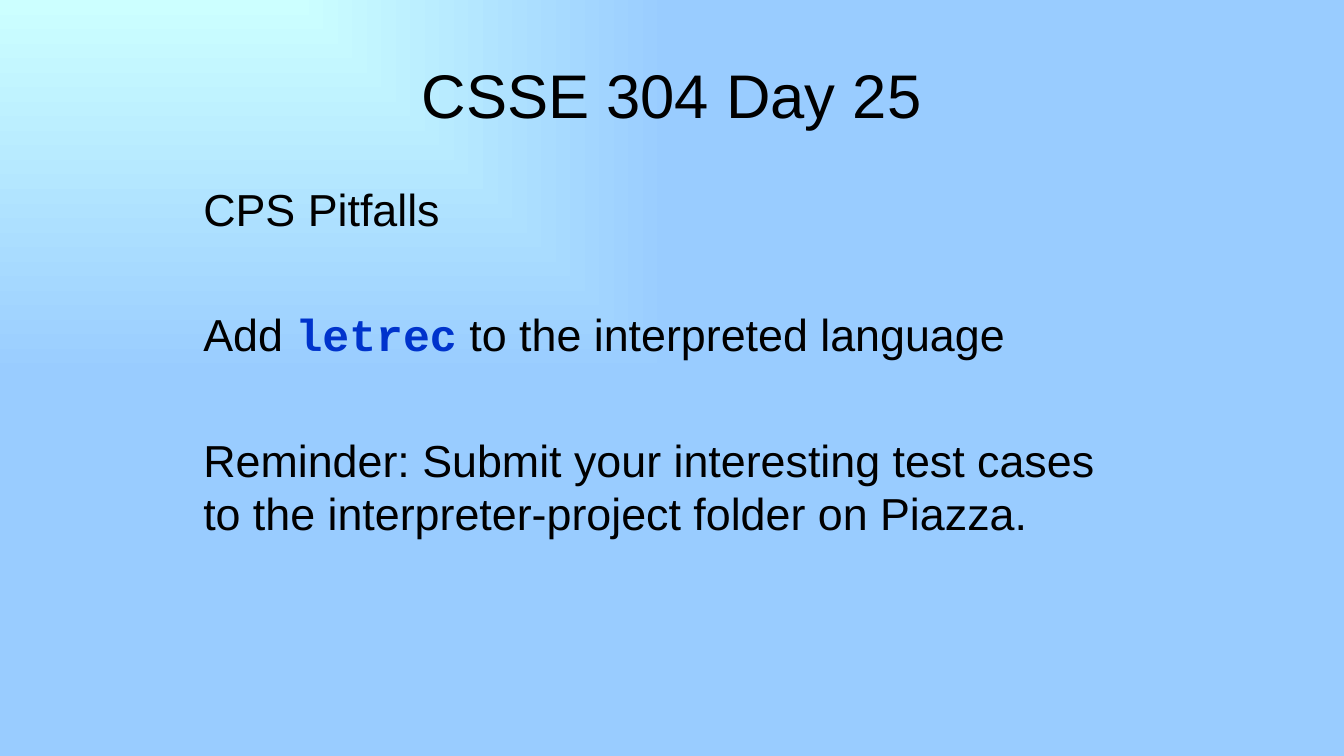
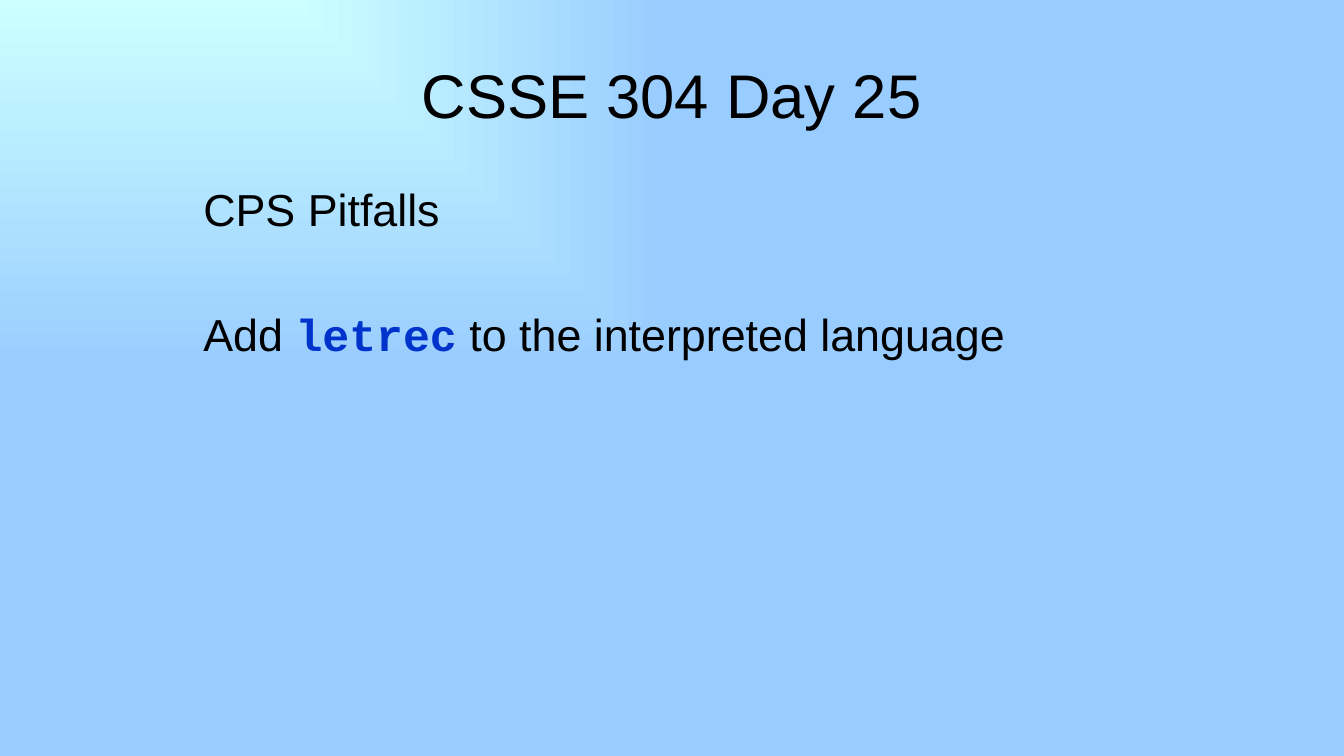
Before and after one commit to RHIT-CSSE/csse304, a slide deck: slide 1 of ClassMaterials/CPSMore2/25-letrec-In-Interpreter.pptx. Drawn at 1344x756 pixels with LibreOffice and Linux fonts; fonts in the diff are those of the drawing. Boxes give left, top, right and bottom in pixels: in the first picture for what was removed or moved away, otherwise in the second. Text is boxed around its words. In the diff, an @@ line names an element or a change of style, - is before the commit and + after.

```diff
--- a/ClassMaterials/CPSMore2/25-letrec-In-Interpreter.pptx
+++ b/ClassMaterials/CPSMore2/25-letrec-In-Interpreter.pptx
@@ subtitle at [203, 444, 1094, 539]: paragraph removed @@
-Reminder: Submit your interesting test cases to the interpreter-project folder on Piazza.
```
Also in this commit, not shown: 5 other files.
